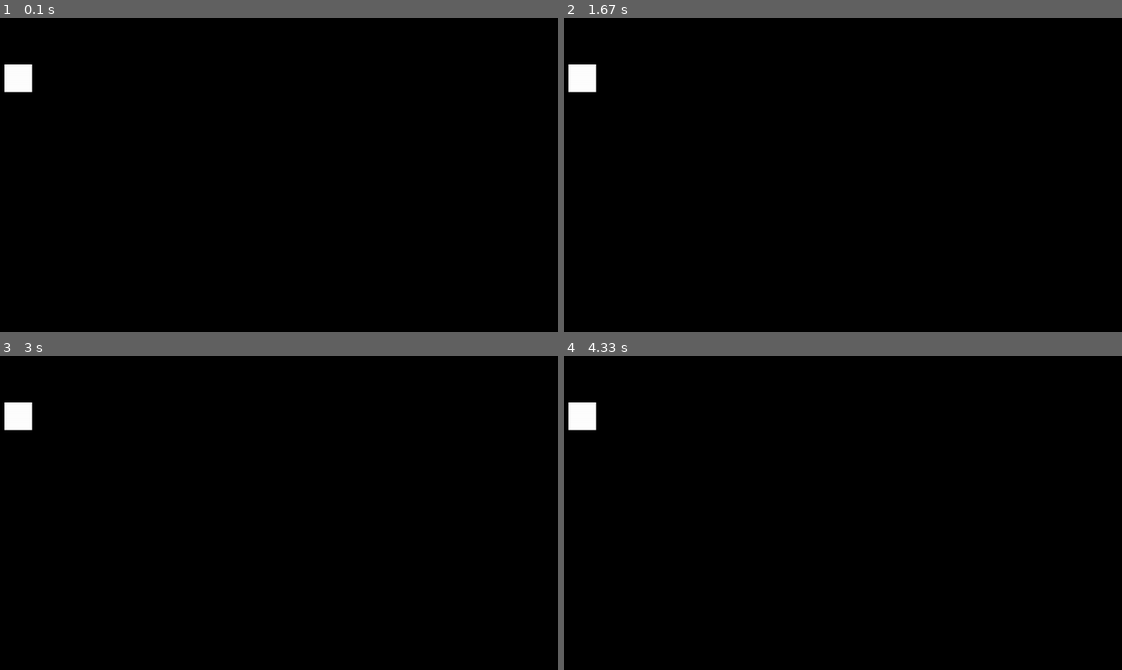
Above: before the commit, frames 1-4 (two rows, left to right).
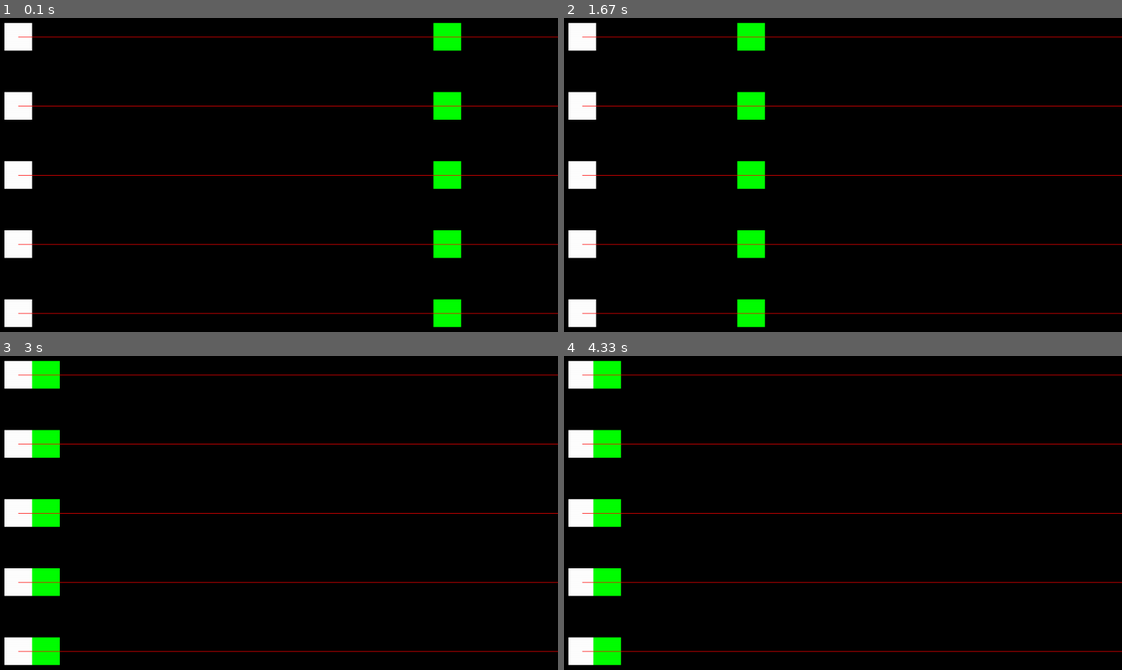
Above: after the commit, the same moments.

Repository: FelipeTakiguchi/pygame_studies
Game: pygame game, started from PvZ/pvz.py
The game is run twice, just before and just after one commit, with the same random seed, the same clock (stepped at 60 frames per second) and the same inputs.
Inputs:
- Up to frame 1 (0.1 s): no input
- Up to frame 2 (1.67 s): no input
- Up to frame 3 (3 s): no input
- Up to frame 4 (4.33 s): no input

The runs differ from the first frame. In frame 1, 6.6% of the frame differs, in the area x 0-100%, y 1-99%; in frame 2, 6.7%; in frame 3, 6.6%; in frame 4, 6.4%.

Commit message:
Plants vs Zombies 1.0.0

Diff:
--- /dev/null
+++ b/PvZ/enemy.py
@@ -0,0 +1,21 @@
+from pygame import sprite, Surface
+
+class Enemy(sprite.Sprite):
+    def __init__(self, pos=(0, 0)):
+        super().__init__()
+        self.image = Surface((50, 50))
+        self.image.fill("green")
+        self.rect = self.image.get_rect(topleft=pos)
+        self.damage = 5
+        self.speed = 5
+
+    def update(self):
+        self.rect.x -= self.speed
+        self.destroy()
+
+    def destroy(self):
+        if self.rect.x <= 0:
+            self.kill()
+
+    def give_damage(self, plant):
+        plant.recive_damage(self.damage)
--- /dev/null
+++ b/PvZ/plant.py
@@ -0,0 +1,29 @@
+from pygame import Surface, sprite, time
+
+class Plant(sprite.Sprite):
+    def __init__(self, pos=(0, 0)):
+        super().__init__()
+
+        self.health = 100
+        self.image = Surface((50, 50))
+        self.image.fill("white")
+        self.rect = self.image.get_rect(topleft=pos)
+
+        self.range = Surface((1200, 1))
+        self.range.fill('red')
+        self.range_rect = self.image.get_rect(center=self.rect.center)
+
+    def draw_range(self, screen):
+        screen.blit(self.range, self.range_rect.center)
+
+    def recive_damage(self, damage):
+        print(self.health)
+        self.health -= damage
+        time.wait(200)
+
+    def update(self):
+        self.destroy()
+
+    def destroy(self):
+        if self.health <= 0:
+            self.kill()
--- a/pvz.py
+++ b/PvZ/pvz.py
@@ -1,4 +1,6 @@
 import pygame
+from plant import Plant
+from enemy import Enemy
 
 SCREEN_WIDTH = 1200
 SCREEN_HEIGHT = 800
@@ -6,22 +8,24 @@
 
 size = [SCREEN_WIDTH, SCREEN_HEIGHT]
 
-class Plant(pygame.sprite.Sprite):
-    def __init__(self):
-        super().__init__()
-        self.image = pygame.Surface((50, 50))
-        self.image.fill("white")
-        self.rect = self.image.get_rect(topleft=(200, 200))
-
 
 class Game():
     def __init__(self):
         self.game_over = False
 
-        self.plant = Plant()
         self.sprite_group = pygame.sprite.Group()
+        self.plant_group = pygame.sprite.Group()
+        self.enemy_group = pygame.sprite.Group()
 
-        self.sprite_group.add(self.plant)
+        for i in range(5):
+            plant = Plant((200, 125 * (i + 1)))
+            self.plant_group.add(plant)
+            self.sprite_group.add(plant)
+
+        for i in range(5):
+            enemy = Enemy((1000, 125 * (i + 1)))
+            self.enemy_group.add(enemy)
+            self.sprite_group.add(enemy)
 
 
     def process_events(self):
@@ -30,13 +34,24 @@
 
 
     def run_logic(self):
-        if not self.game_over: pass
+        if not self.game_over:
+            for enemy in self.enemy_group:
+                collide_plant = pygame.sprite.spritecollide(enemy, self.plant_group, False)
 
+                if collide_plant:
+                    enemy.speed = 0
+                    enemy.give_damage(collide_plant[0])
+                else:
+                    enemy.speed = 5
 
     def display_frame(self, screen):
         screen.fill('Black')
         if not self.game_over:
             self.sprite_group.draw(screen)
+            self.sprite_group.update()
+
+            for plant in self.plant_group:
+                plant.draw_range(screen=screen)
 
 
 def main():
@@ -47,7 +62,6 @@
 
     done = False
     clock = pygame.time.Clock()
-
     game = Game()
 
     while not done:
